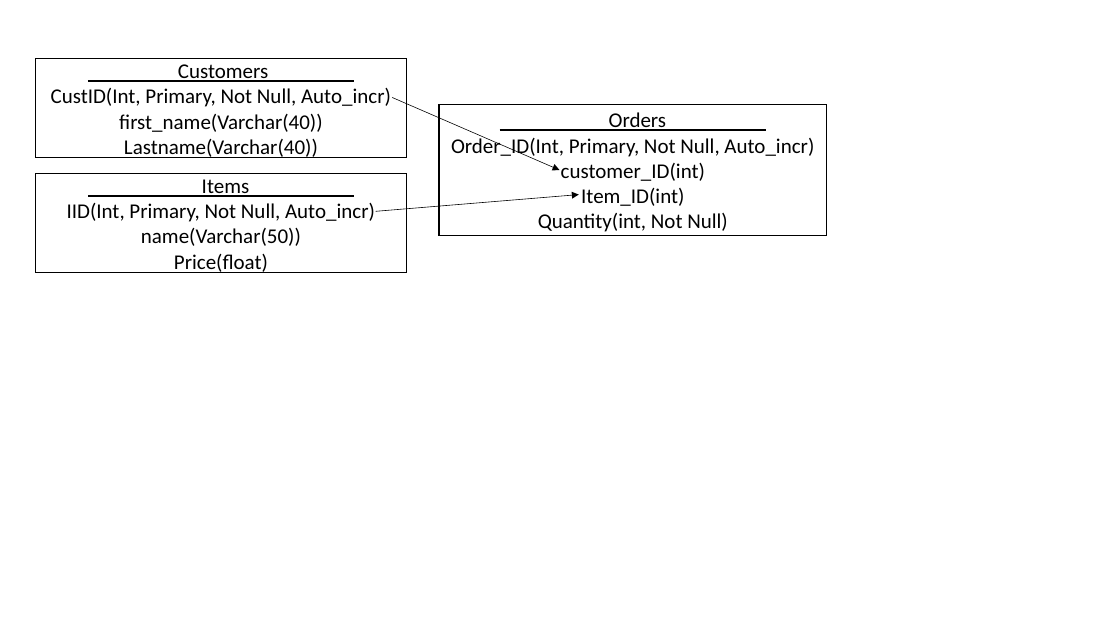
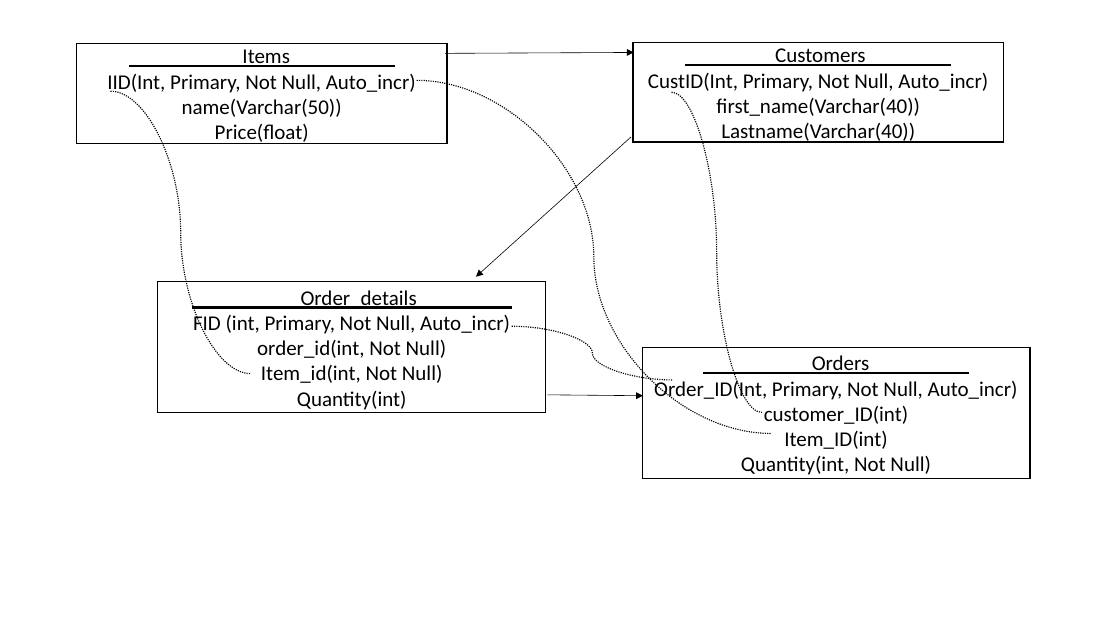
Before and after one commit to alexnung/IMS-Starter, a slide deck: slide 1 of ERD Diagram.pptx. Drawn at 1120x630 pixels with LibreOffice and Linux fonts; fonts in the diff are those of the drawing. Boxes give left, top, right and bottom in pixels: in the first picture for what was removed or moved away, otherwise in the second. Text is boxed around its words. In the diff, an @@ line names an element or a change of style, - is before the commit and + after.

```diff
--- a/ERD Diagram.pptx
+++ b/ERD Diagram.pptx
@@ rectangle "Items": place and size @@
-rectangle "Items" at (36,173,407,272)
+rectangle "Items" at (76,44,447,143)
@@ arrow moved from (392, 97) - (560, 170) to (445, 54) - (634, 52) @@
@@ rectangle "Customers": place and size @@
-rectangle "Customers" at (36,58,407,157)
+rectangle "Customers" at (634,43,1004,142)
@@ curved line added from (417, 81) to (771, 434), #000000 1 pt dashed @@
@@ curved line added from (111, 92) to (251, 374), #000000 1 pt dashed @@
@@ curved line added from (672, 92) to (762, 413), #000000 1 pt dashed @@
@@ arrow moved from (376, 212) - (579, 195) to (631, 137) - (476, 276) @@
@@ rectangle added at (158,281,546,413), outline #000000 1 pt, 18 pt, text #000000 @@
+Order_details
+FID (int, Primary, Not Null, Auto_incr)
+order_id(int, Not Null)
+Item_id(int, Not Null)
+Quantity(int)
@@ curved line added from (512, 326) to (673, 380), #000000 1 pt dashed @@
@@ rectangle "Orders": place and size @@
-rectangle "Orders" at (439,104,828,235)
+rectangle "Orders" at (642,347,1030,478)
@@ arrow added from (548, 395) to (644, 396), #000000 0.5 pt @@
```
